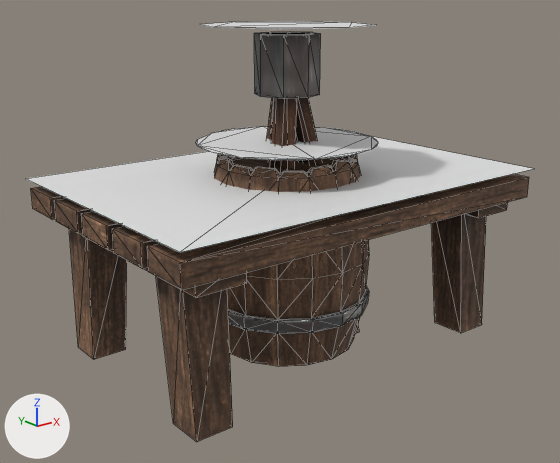
Renders of the glTF model assets/models/decor.glb from each side of a commit.
One viewpoint serves both versions: a camera (50 mm lens) standing at (-2.29, -2.81, 1.68) and looking at (-0.06, -0.03, 0.57). Every picture has the same lights, and +X, +Y and +Z are marked at lower left. Mesh edges are drawn as thin lines.

The first picture shows 'barrel', 'barrel_col', 'table', 'table_col', 'torch', 'torch_col'.
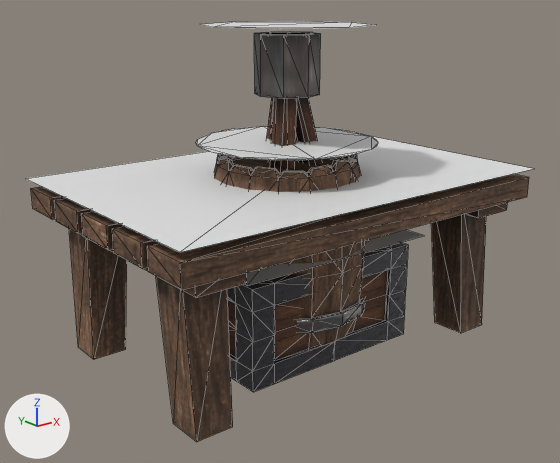
The change, as JSON lines over the scene's bpy script:
```json
{"op": "add", "block": "img_crate_basecolor", "code": ["img_crate_basecolor = load_image('crate_baseColor', '_unpacked/crate_baseColor', 512, 512, 'sRGB')"]}
{"op": "add", "block": "img_crate_normal", "code": ["img_crate_normal = load_image('crate_normal', '_unpacked/crate_normal', 512, 512, 'Non-Color')"]}
{"op": "add", "block": "img_crate_occlusionroughnessmetallic", "code": ["img_crate_occlusionroughnessmetallic = load_image('crate_occlusionRoughnessMetallic', '_unpacked/crate_occlusionRoughnessMetallic', 512, 512, 'Non-Color')"]}
{"op": "add", "block": "mat_crate", "code": ["mat_crate = bpy.data.materials.new('Crate')", "# uses the picture img_crate_basecolor", "# uses the picture img_crate_normal", "# uses the picture img_crate_occlusionroughnessmetallic"]}
{"op": "add", "block": "me_crate_col", "code": ["me_crate_col = bpy.data.meshes.new('crate_col')", "me_crate_col.from_pydata([(-0.54, -0.409, 0.528), (0.54, -0.409, 0.528), (-0.54, 0.409, 0.528), (0.54, 0.409, 0.528)], [], [(0, 1, 3), (0, 3, 2)])"]}
{"op": "add", "block": "me_crate", "code": ["me_crate = bpy.data.meshes.new('crate')", "me_crate.from_pydata(...)  # 122 vertices, 240 faces; spans x -0.48..0.48, y -0.36..0.36, z 0.0..0.48", "me_crate.materials.append(mat_crate)"]}
{"op": "add", "block": "ob_crate_col", "code": ["ob_crate_col = bpy.data.objects.new('crate_col', me_crate_col)", "ob_crate_col.location = (0.0, 0.0, 0.0)"]}
{"op": "add", "block": "ob_crate", "code": ["ob_crate = bpy.data.objects.new('crate', me_crate)", "ob_crate.location = (0.0, 0.0, 0.0)"]}
```

Where the change shows, as pixel boxes [x1, y1, x2, y2] in the pictures (560 x 463 px):
```json
{"object": "crate", "change": "added", "after": [227, 242, 408, 392]}
{"object": "crate_col", "change": "added", "after": [245, 230, 424, 286]}
```
